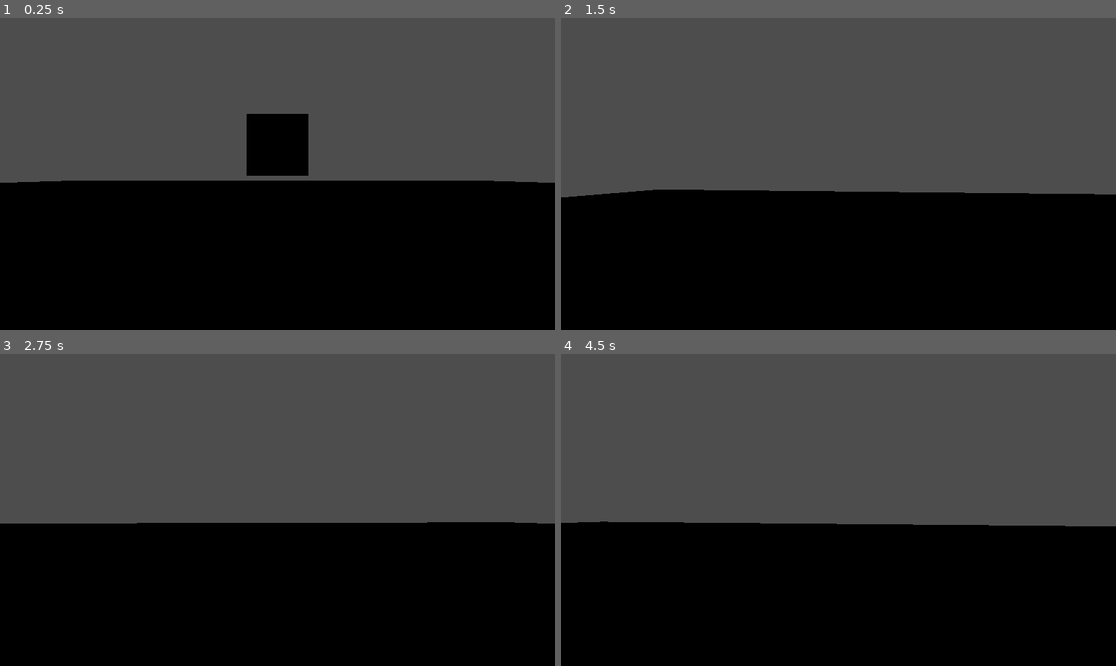
Above: before the commit, frames 1-4 (two rows, left to right).
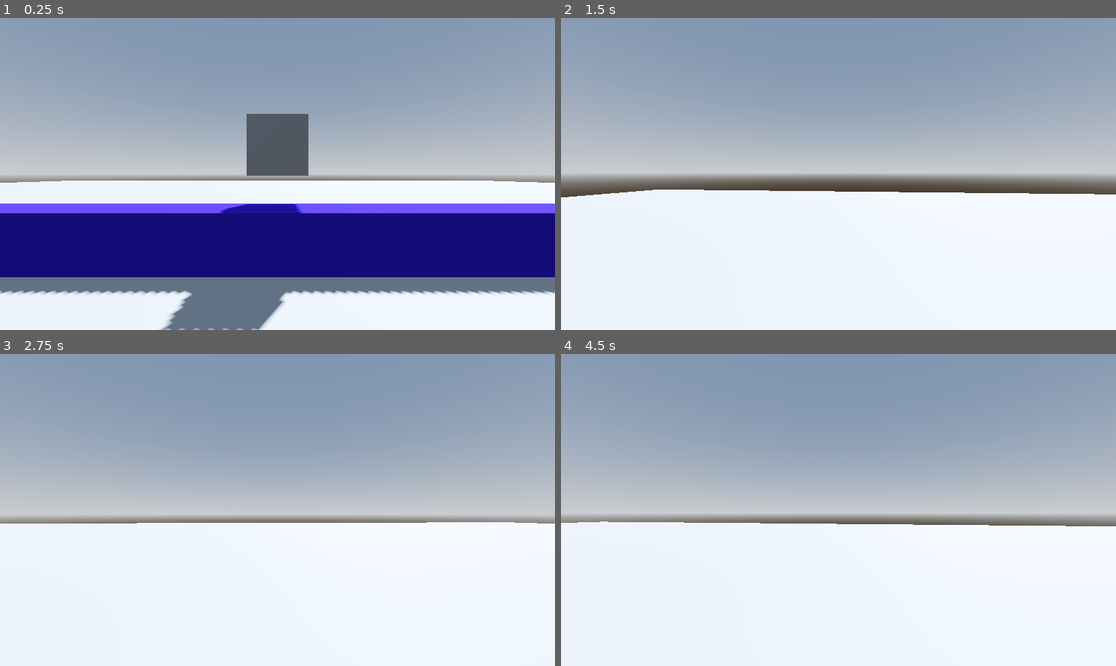
Above: after the commit, the same moments.

Repository: asyxui/bye-bye-biosphere
Game: Godot game, scene res://Scenes/Root.tscn
Two runs of this game, one before a commit and one after it. Both use one fixed random seed, a clock stepped at 60 frames per second and the inputs below.
Inputs (mouse positions are in pixels of both pictures, inside the frame that each line leads up to):
- Up to frame 1 (0.25 s): no input
- Up to frame 2 (1.5 s): move the mouse to (866, 174) at 0.52 s; press the mouse at (866, 174) at 0.53 s; hold W (move_forward) from 0.53 s (still down); tap Space (jump) at 0.77 s; move the mouse to (810, 174) at 1.27 s; release the mouse at (810, 174) at 1.28 s; click (810, 174) at 1.35 s
- Up to frame 3 (2.75 s): keep holding W (move_forward); tap Space (jump) at 1.52 s; move the mouse to (288, 503) at 2.02 s; press the mouse at (288, 503) at 2.03 s
- Up to frame 4 (4.5 s): keep holding W (move_forward); tap Enter at 2.75 s; move the mouse to (832, 516) at 2.77 s; release the mouse at (832, 516) at 2.78 s; click (832, 516) at 2.85 s; tap Space (jump) at 3.02, 3.77 s; move the mouse to (877, 513) at 3.52 s; press the mouse at (877, 513) at 3.53 s; move the mouse to (794, 506) at 4.27 s; release the mouse at (794, 506) at 4.28 s; click (794, 506) at 4.35 s

The runs differ from the first frame. In frame 1, 100% of the frame differs, in the area x 0-100%, y 0-100%; in frame 2, 98%; in frame 3, 100%; in frame 4, 100%.

Commit message:
light and environment added to scene

Diff:
--- a/Scenes/Root.tscn
+++ b/Scenes/Root.tscn
@@ -1,7 +1,20 @@
-[gd_scene load_steps=7 format=3 uid="uid://b10q0mm5qd3ir"]
+[gd_scene load_steps=10 format=3 uid="uid://b10q0mm5qd3ir"]
 
 [ext_resource type="PackedScene" uid="uid://843h8d3cgi62" path="res://Scenes/Player.tscn" id="1_a5hps"]
 [ext_resource type="PackedScene" uid="uid://c8s4dif53qa4d" path="res://Scenes/ConveyorBelt.tscn" id="2_kqog5"]
+
+[sub_resource type="ProceduralSkyMaterial" id="ProceduralSkyMaterial_kqog5"]
+sky_horizon_color = Color(0.66224277, 0.6717428, 0.6867428, 1)
+ground_horizon_color = Color(0.66224277, 0.6717428, 0.6867428, 1)
+
+[sub_resource type="Sky" id="Sky_knkkn"]
+sky_material = SubResource("ProceduralSkyMaterial_kqog5")
+
+[sub_resource type="Environment" id="Environment_sxhdm"]
+background_mode = 2
+sky = SubResource("Sky_knkkn")
+tonemap_mode = 2
+glow_enabled = true
 
 [sub_resource type="BoxShape3D" id="BoxShape3D_pfle4"]
 size = Vector3(100, 1, 100)
@@ -13,6 +26,13 @@
 [sub_resource type="BoxMesh" id="BoxMesh_knkkn"]
 
 [node name="Root" type="Node3D"]
+
+[node name="WorldEnvironment" type="WorldEnvironment" parent="."]
+environment = SubResource("Environment_sxhdm")
+
+[node name="DirectionalLight3D" type="DirectionalLight3D" parent="."]
+transform = Transform3D(-0.8660254, -0.43301278, 0.25, 0, 0.49999997, 0.86602545, -0.50000006, 0.75, -0.43301266, 0, 0, 0)
+shadow_enabled = true
 
 [node name="Ground" type="StaticBody3D" parent="."]
 
